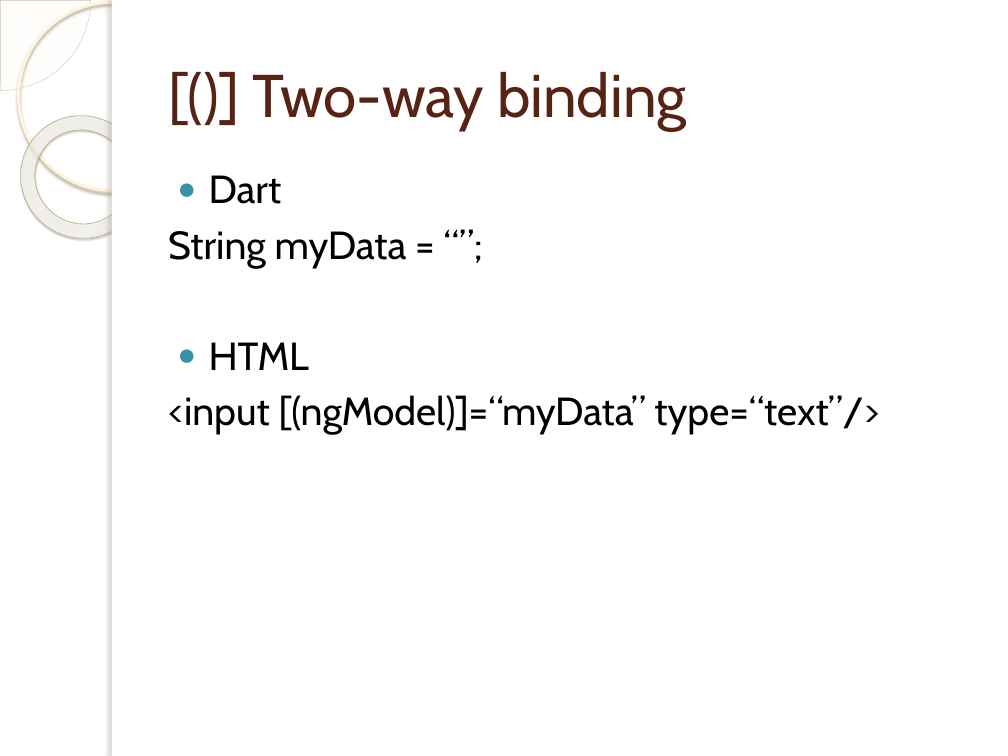
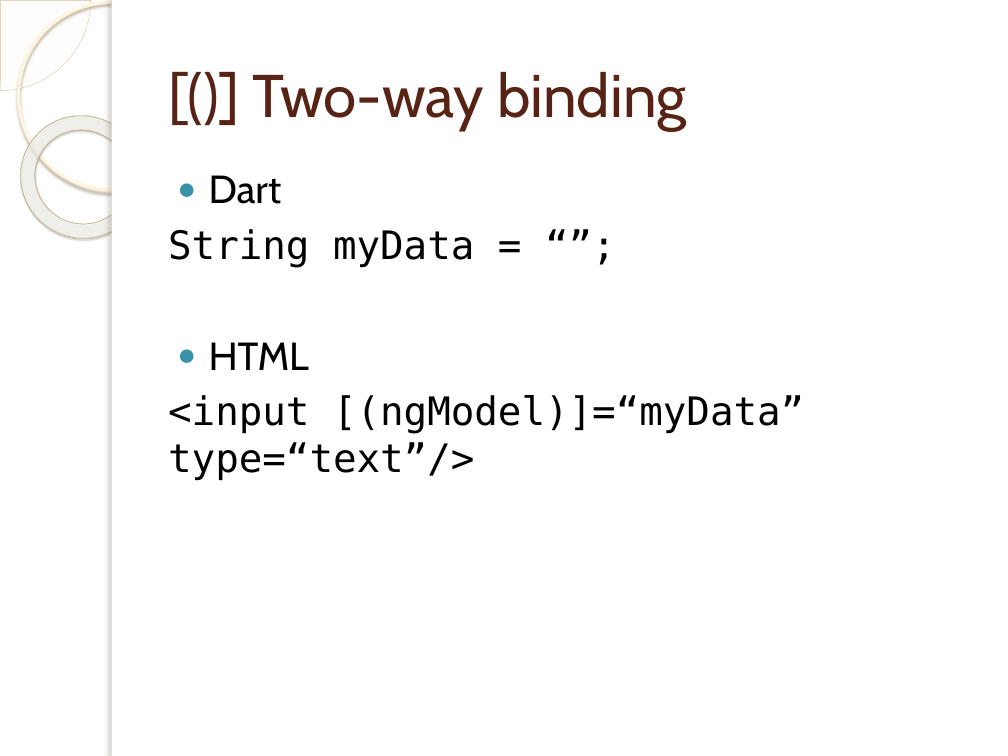
Before and after one commit to cdnielson/angular2presentation, a slide deck: slide 16 of Angular 2.pptx. Drawn at 1008x756 pixels with LibreOffice and Linux fonts; fonts in the diff are those of the drawing; background and template pictures are left out. Boxes give left, top, right and bottom in pixels: in the first picture for what was removed or moved away, otherwise in the second. Text is boxed around its words. In the diff, an @@ line names an element or a change of style, - is before the commit and + after.

```diff
--- a/Angular 2.pptx
+++ b/Angular 2.pptx
@@ text at <box>168,229,804,480</box>: font Cabin to DejaVu Sans Mono in "String myData = “”;", "<input [(ngModel)]=“myData” type=“text”/>" @@
```
Also in this commit, not shown: 19 other slides changed, 1 other file.
